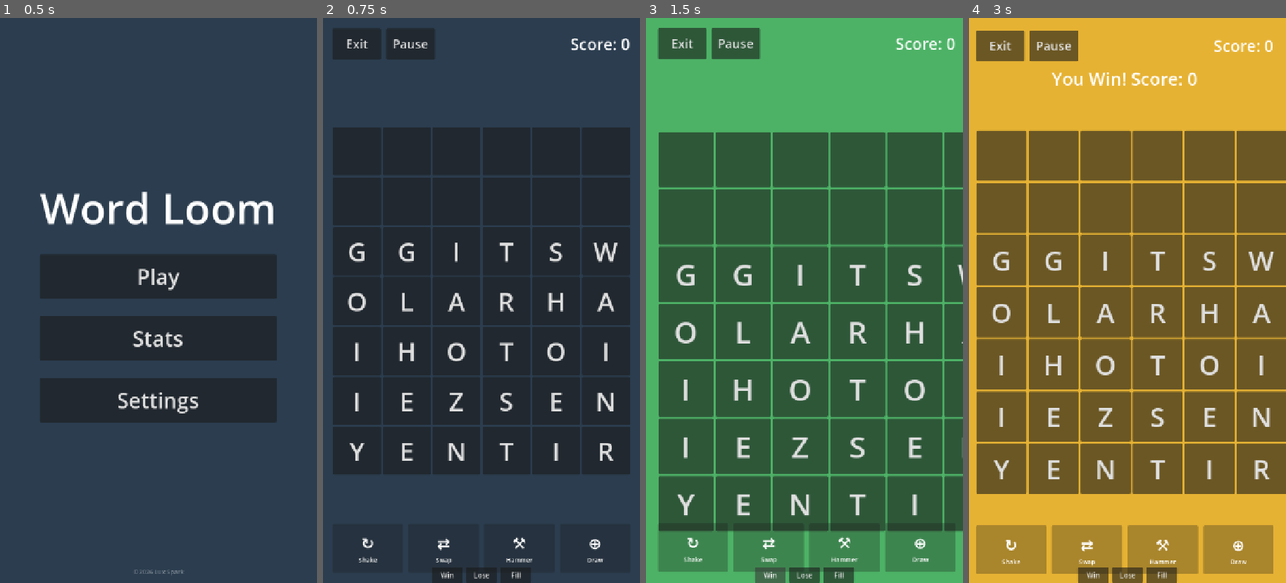
Above: before the commit, frames 1-4 (left to right).
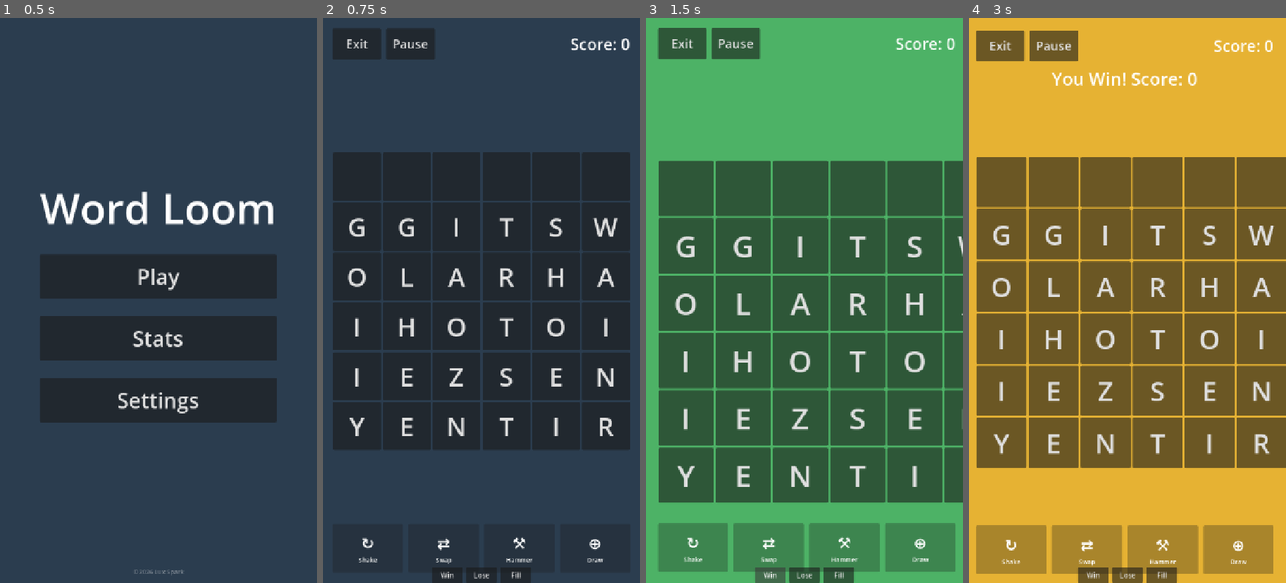
Above: after the commit, the same moments.

Repository: lux-sp4rk/wrdfall
Game: Godot game, scene res://scenes/Home.tscn
The game is run twice, just before and just after one commit, with the same random seed, the same clock (stepped at 60 frames per second) and the same inputs.
Inputs (mouse positions are in pixels of both pictures, inside the frame that each line leads up to):
- Up to frame 1 (0.5 s): no input
- Up to frame 2 (0.75 s): click "Play" at 0.5 s
- Up to frame 3 (1.5 s): click "Win" at 1.25 s
- Up to frame 4 (3 s): tap Enter at 2 s; move the mouse to (1197, 272) at 2.02 s; hold W 2.03-2.78 s; hold Ctrl 2.03-2.78 s; click (1197, 272) at 2.17 s; move the mouse to (1064, 328) at 2.77 s; tap L at 2.85 s

Frame 1 is identical in both runs. In frame 2, 14% of the frame differs, in the area x 3-97%, y 19-81%; in frame 3, 18%, in the area x 4-100%, y 20-91%; in frame 4, 18%.

Commit message:
feat: reduce board rows and hammer cost

Diff:
--- a/godot/scripts/LoomDrop.gd
+++ b/godot/scripts/LoomDrop.gd
@@ -19,12 +19,12 @@
 @onready var word_score_sound: AudioStreamPlayer = %"WordScoreSoundPlayer"
 @onready var shake_sound: AudioStreamPlayer = %"ShakeSoundPlayer"
 
-const ROWS: int = 7
+const ROWS: int = 6
 const COLS: int = 6
 const MIN_WORD_LENGTH: int = 3
 const INITIAL_FILL_ROWS: int = 5
 const SHAKE_COST: int = 5
-const HAMMER_COST: int = 8
+const HAMMER_COST: int = 3
 const SWAP_COST: int = 3
 const DRAW_MORE_COST: int = 15
 
